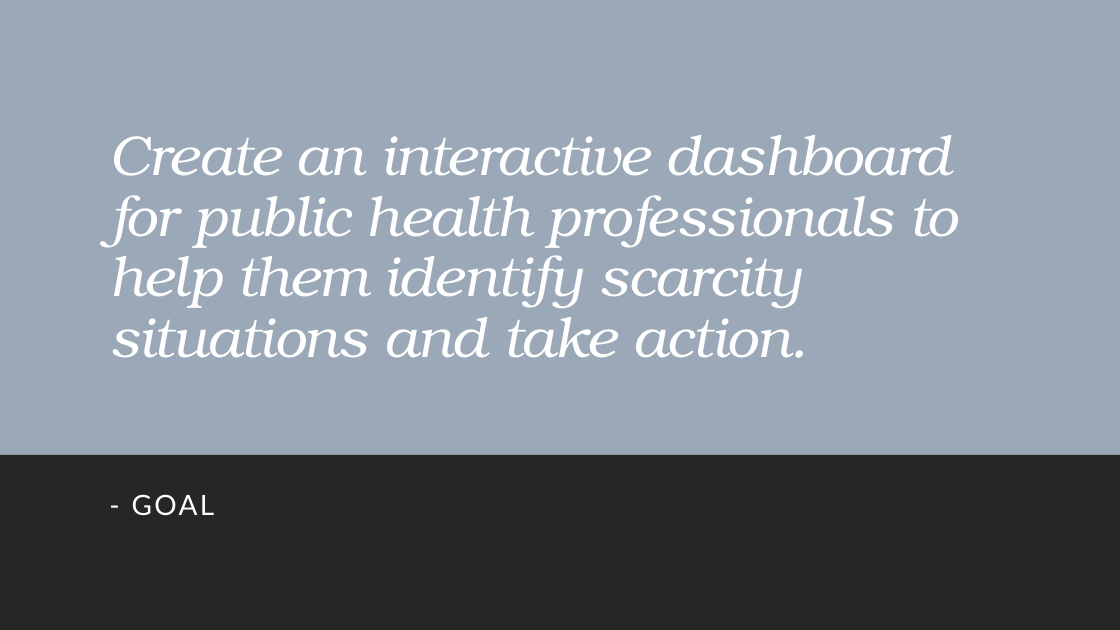
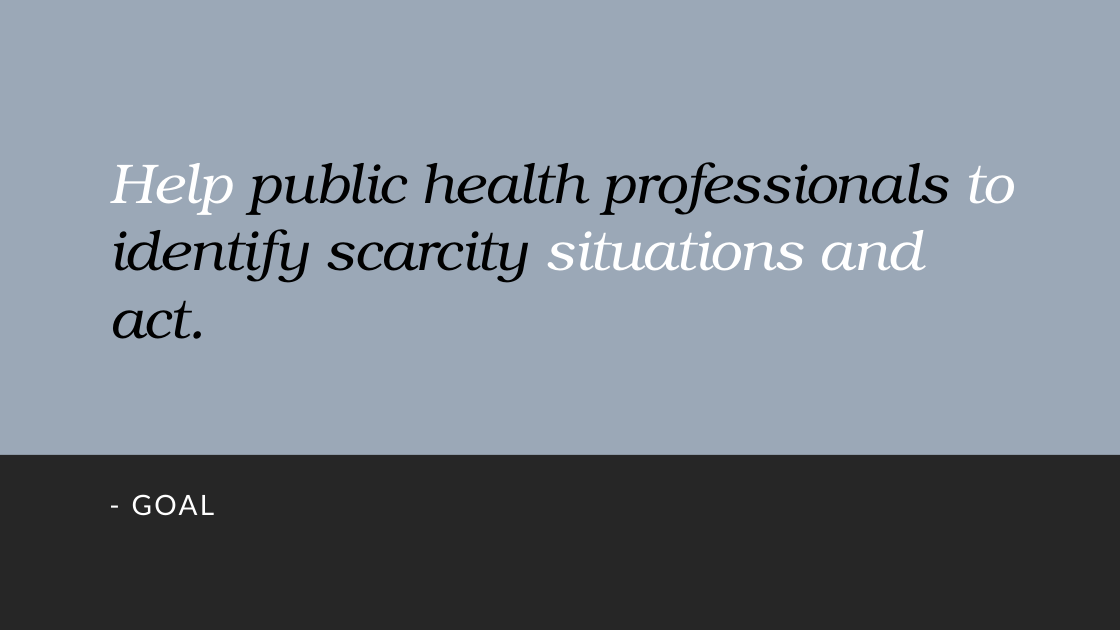
Before and after one commit to lfr4704/c4v2020, a slide deck: slide 2 of Cocogo_v2.pptx. Drawn at 1120x630 pixels with LibreOffice and Linux fonts; fonts in the diff are those of the drawing. Boxes give left, top, right and bottom in pixels: in the first picture for what was removed or moved away, otherwise in the second. Text is boxed around its words. In the diff, an @@ line names an element or a change of style, - is before the commit and + after.

```diff
--- a/Cocogo_v2.pptx
+++ b/Cocogo_v2.pptx
@@ title at (x1=109, y1=162, x2=1013, y2=339): text changed; text colour #FFFFFF to #000000 @@
-Create an interactive dashboard for public health professionals to help them identify scarcity situations and take action.
+Help public health professionals to identify scarcity situations and act.
```
Also in this commit, not shown: 2 other slides changed.
